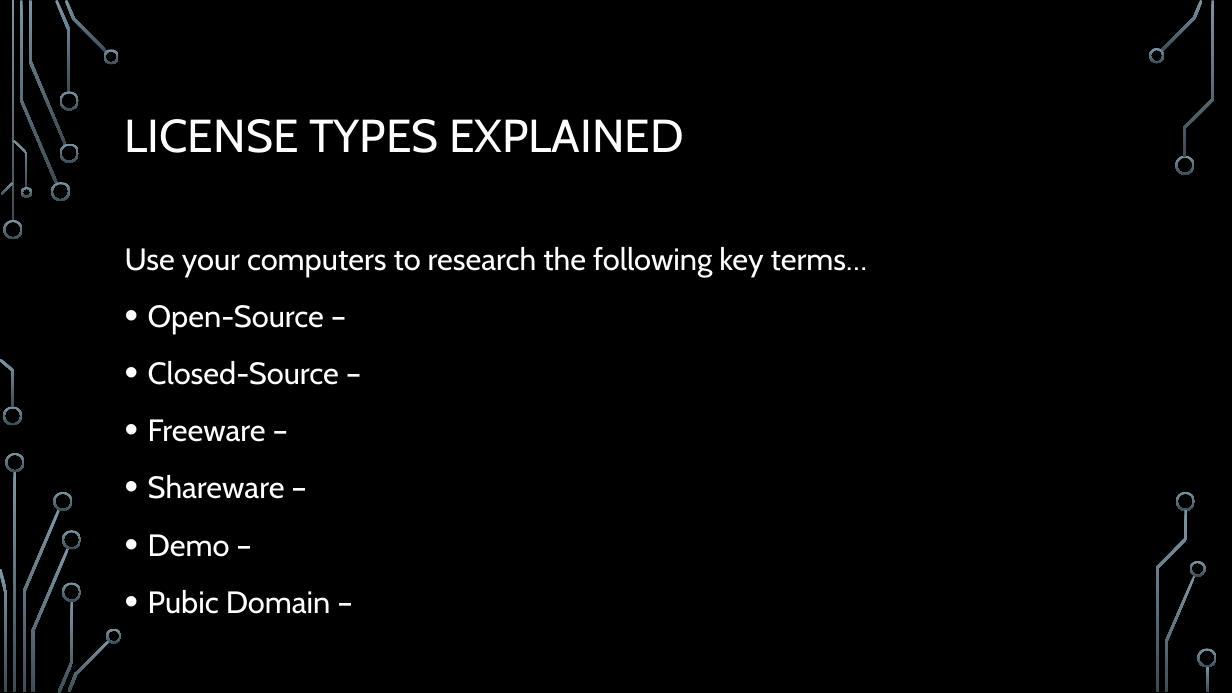
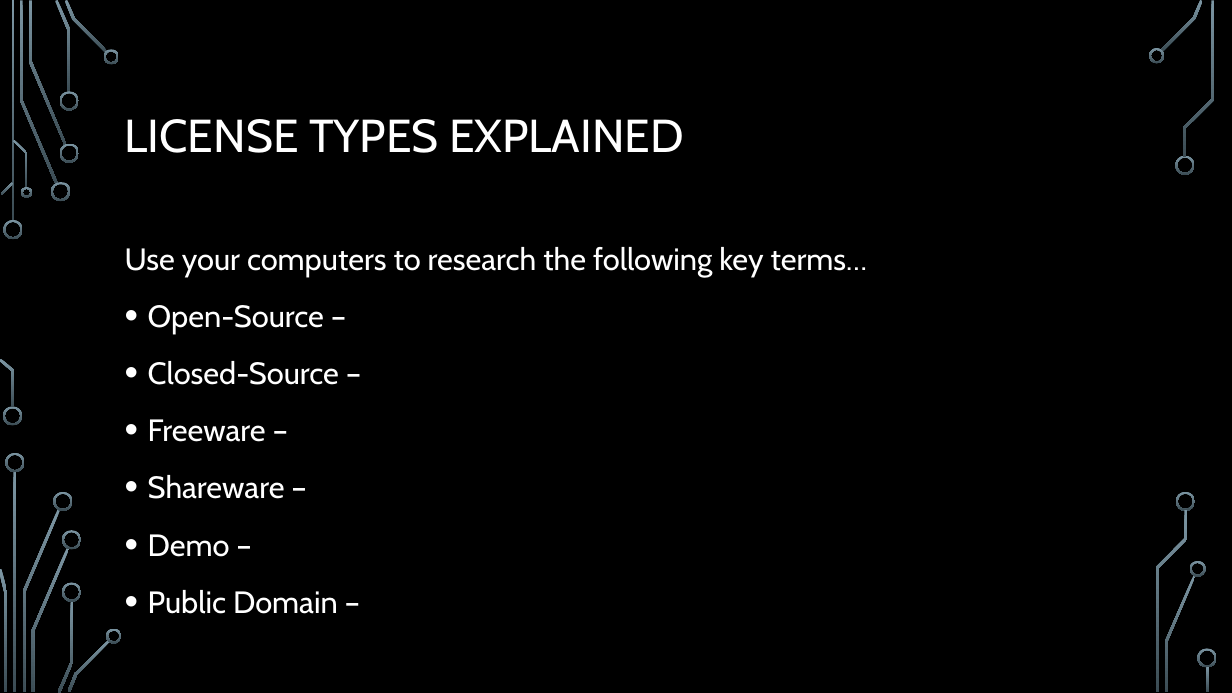
Before and after one commit to rbaker26/Programming-Merit-Badge, a slide deck: slide 32 of ProgrammingMB.pptx. Drawn at 1232x693 pixels with LibreOffice and Linux fonts; fonts in the diff are those of the drawing; background and template pictures are left out. Boxes give left, top, right and bottom in pixels: in the first picture for what was removed or moved away, otherwise in the second. Text is boxed around its words. In the diff, an @@ line names an element or a change of style, - is before the commit and + after.

Commit message:
fixed bad typo

```diff
--- a/ProgrammingMB.pptx
+++ b/ProgrammingMB.pptx
@@ text at [148,590,338,614]: text changed @@
-• Pubic Domain –
+• Public Domain –
```
